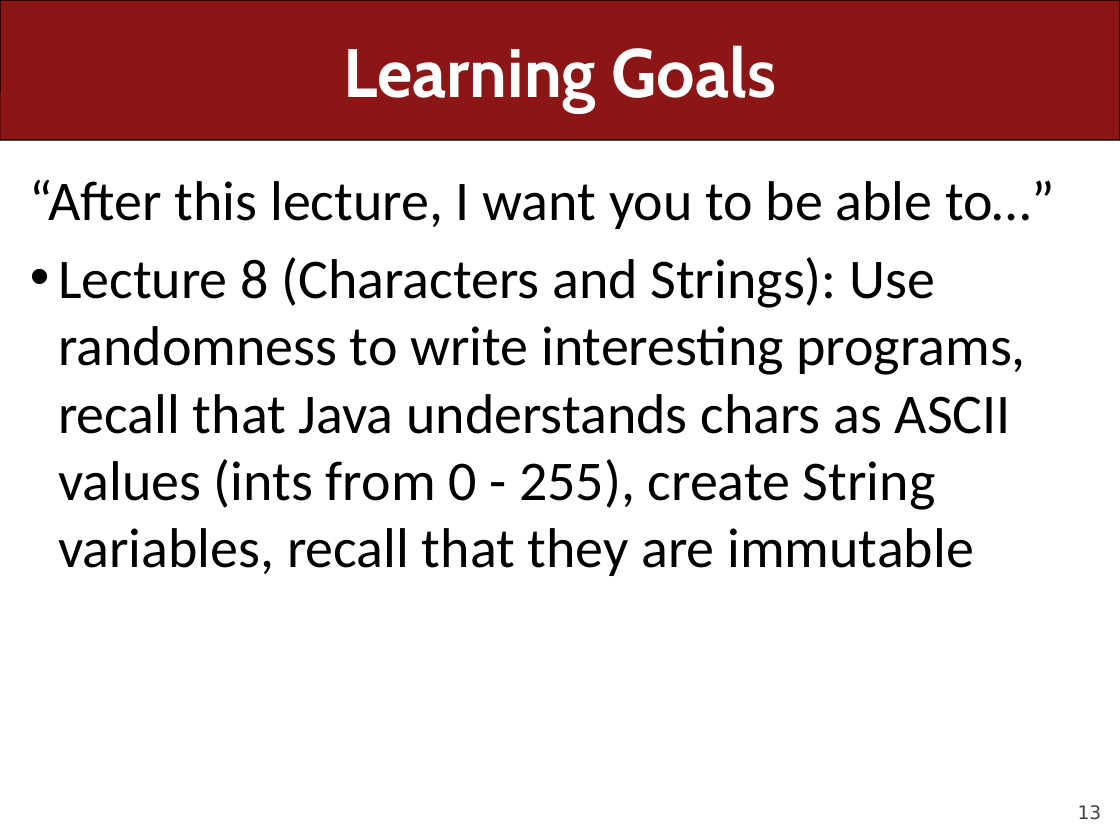
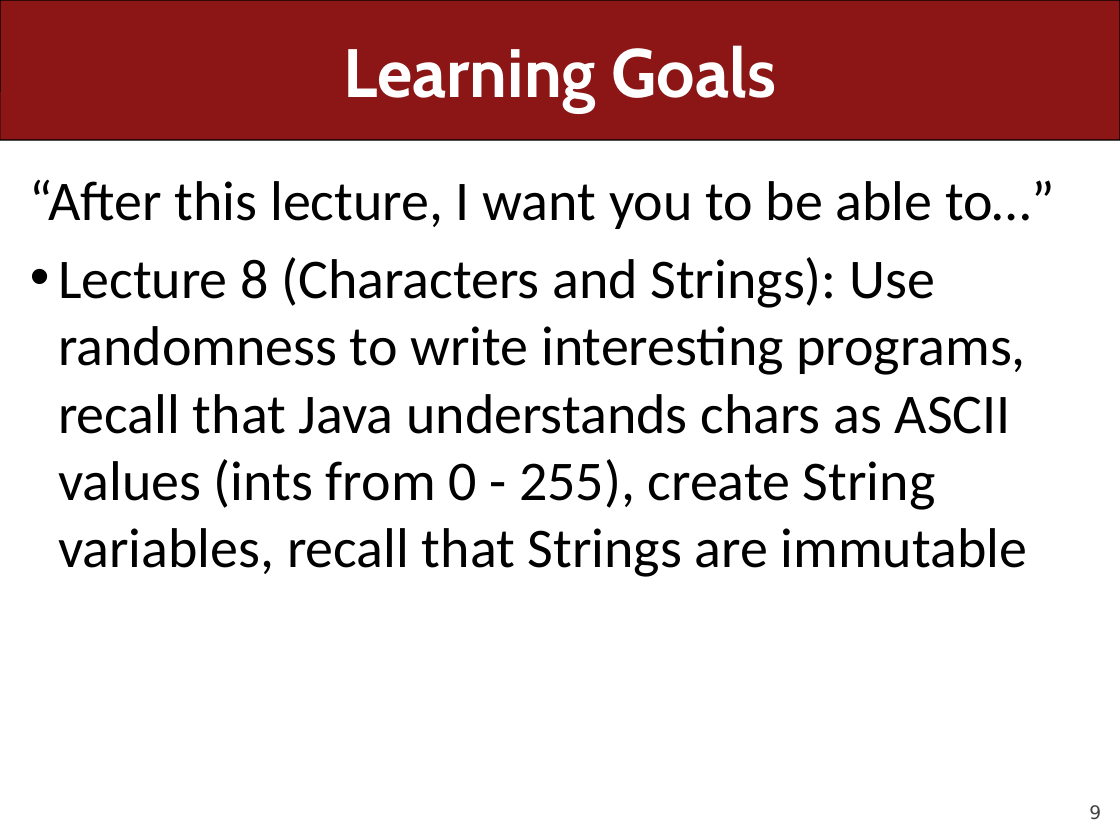
Before and after one commit to ckincaid17/cs106a-summer-2018, a slide deck: slide 9 of WWW/lectures/Lecture27/Lecture27.pptx (slide 13 before the commit). Drawn at 1120x840 pixels with LibreOffice and Linux fonts; fonts in the diff are those of the drawing. Boxes give left, top, right and bottom in pixels: in the first picture for what was removed or moved away, otherwise in the second. Text is boxed around its words. In the diff, an @@ line names an element or a change of style, - is before the commit and + after.

```diff
--- a/WWW/lectures/Lecture27/Lecture27.pptx
+++ b/WWW/lectures/Lecture27/Lecture27.pptx
@@ text at [58,257,1028,577]: text changed @@
-• Lecture 8 (Characters and Strings): Use randomness to write interesting programs, recall that Java understands chars as ASCII values (ints from 0 - 255), create String variables, recall that they are immutable
+• Lecture 8 (Characters and Strings): Use randomness to write interesting programs, recall that Java understands chars as ASCII values (ints from 0 - 255), create String variables, recall that Strings are immutable
@@ page number at [1089,805,1101,820]: text changed @@
-13
+9
```
Also in this commit, not shown: 6 other slides changed, 4 slides removed, 19 other files.
